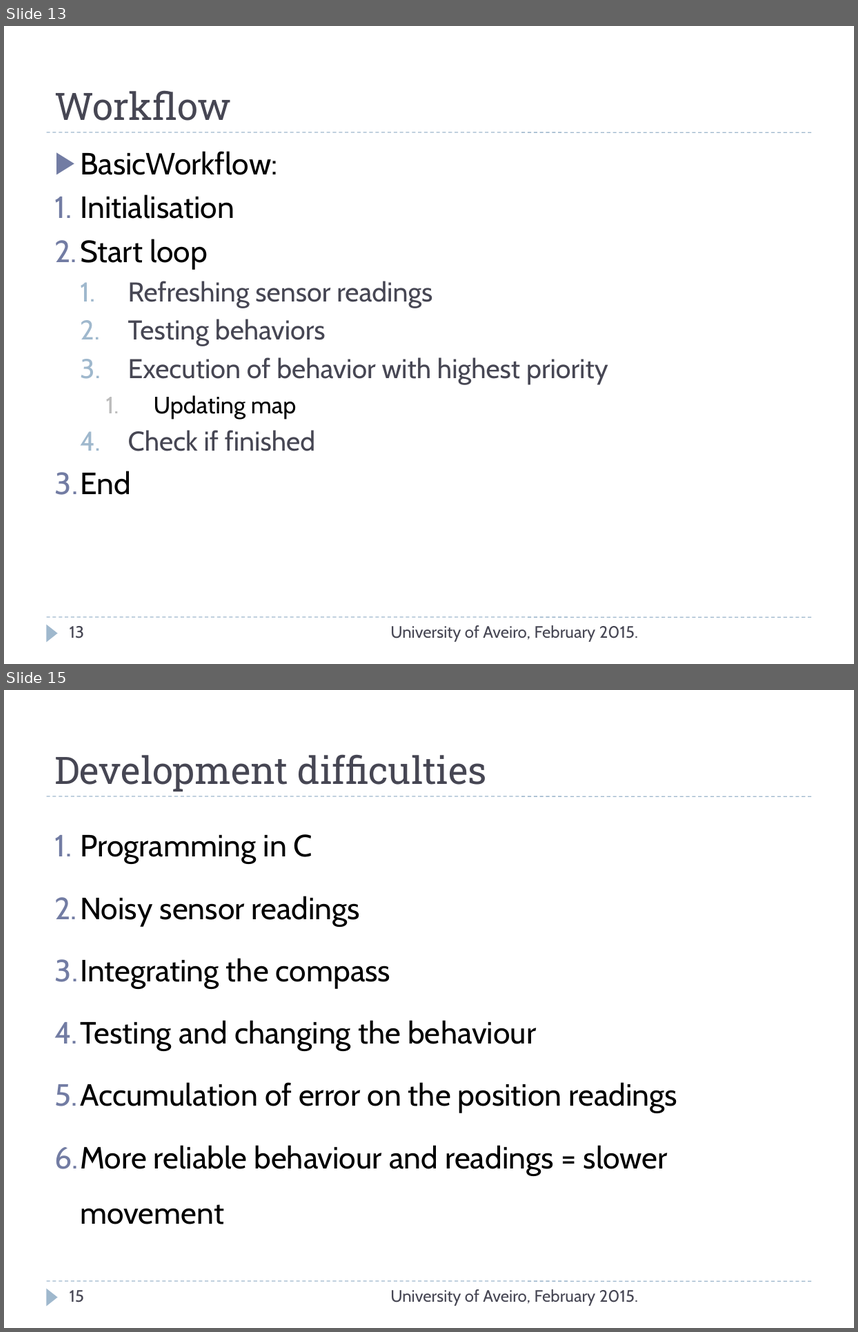
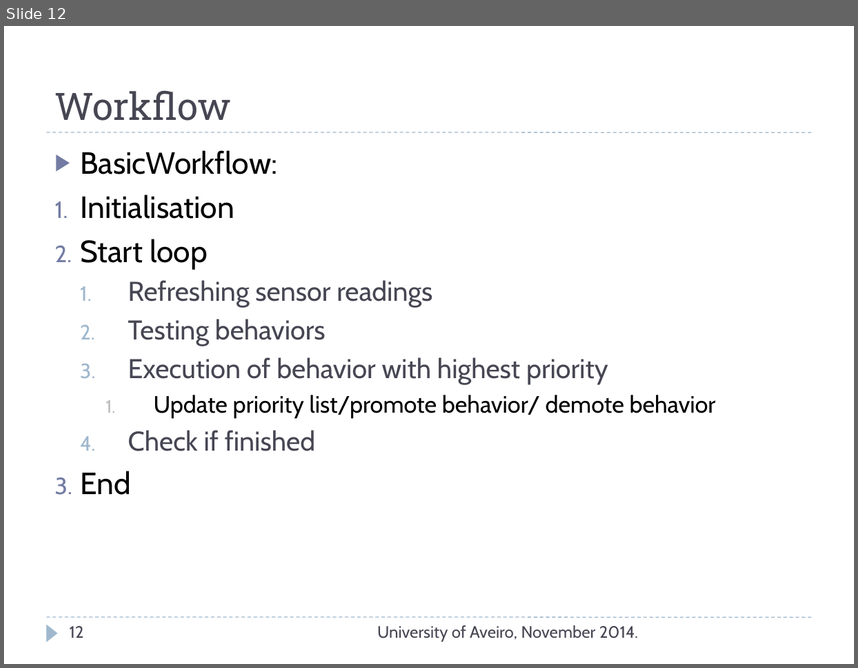
Before and after one commit to TravellerVS/RoboticAgent, a slide deck: Project2/Documentation/Prezentacija.ppt. Shown one above the other, each under a label of ours: slides 13 and 15 before the commit, slide 12 after it; the slides between them are not shown. The pictures are 858x1332 and 858x668 pixels, drawn with LibreOffice and Linux fonts; fonts in the diff are those of the drawing. Boxes give left, top, right and bottom in pixels: in the first picture for what was removed or moved away, otherwise in the second. Text is boxed around its words. In the diff, an @@ line names an element or a change of style, - is before the commit and + after.

```diff
--- a/Project2/Documentation/Prezentacija.ppt
+++ b/Project2/Documentation/Prezentacija.ppt
@@ slide 15 removed at (4, 690, 854, 1328), background #FFFFFF; not listed: 3 template elements that a slide beside it also shows @@
@@ text removed at (55, 754, 487, 791) @@
-Development difficulties
@@ text removed at (55, 834, 677, 1224) @@
-1. Programming in C
-2. Noisy sensor readings
-3. Integrating the compass
-4. Testing and changing the behaviour
-5. Accumulation of error on the position readings
-6. More reliable behaviour and readings = slower movement
@@ page number removed at (70, 1290, 84, 1302) @@
-15
@@ text removed at (390, 1289, 638, 1305) @@
-University of Aveiro, February 2015.
@@ what was slide 13 is now slide 12 @@
@@ slide 12 changed as well @@
@@ text at (154, 394, 716, 419): text changed @@
-    1. Updating map
+    1. Update priority list/promote behavior/ demote behavior
@@ page number at (70, 626, 84, 637): text changed @@
-13
+12
@@ text at (377, 625, 638, 641): text changed @@
-University of Aveiro, February 2015.
+University of Aveiro, November 2014.
```
Also in this commit, not shown: 5 other slides changed, 7 slides added, 9 other slides removed.
